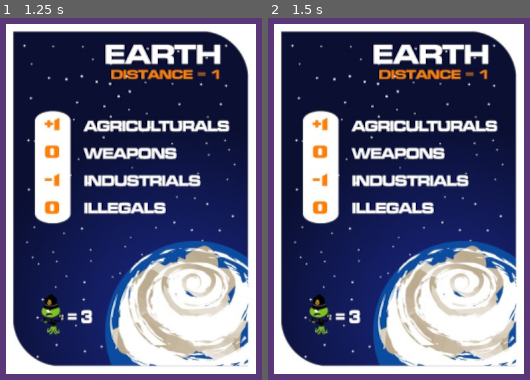
Above: before the commit, frames 1-2 (left to right).
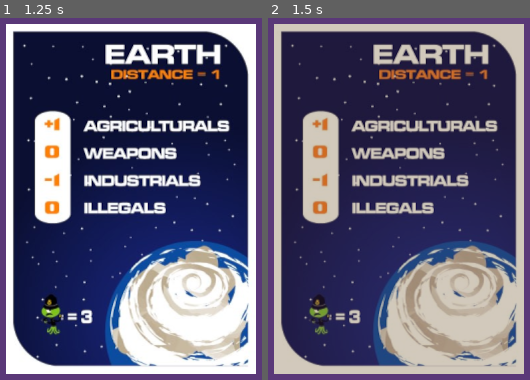
Above: after the commit, the same moments.

Repository: OdatNurd/devember-2024
Game: Godot game, scene res://scenes/main.tscn
Two runs of this game, one before a commit and one after it. Both use one fixed random seed, a clock stepped at 60 frames per second and the inputs below.
Inputs (mouse positions are in pixels of both pictures, inside the frame that each line leads up to):
- Up to frame 1 (1.25 s): tap Enter at 0.5 s; move the mouse to (outside the picture) at 0.52 s
- Up to frame 2 (1.5 s): tap Space at 1.25 s; move the mouse to (359, 224) at 1.27 s

Frame 1 is identical in both runs. In frame 2, 37% of the frame differs, in the area x 2-98%, y 1-99%.

Commit message:
Reintroduce the missing mouse connections
Not sure why these were not present in the commit (possibly because I
knew it was not working at the time), but now the only reason the mouse
stuff doesn't work is because they're not here to set the connection
up. Now fixed.

Diff:
--- a/scenes/game_token.tscn
+++ b/scenes/game_token.tscn
@@ -16,3 +16,6 @@
 [node name="Collider" type="CollisionShape2D" parent="."]
 visible = false
 shape = SubResource("RectangleShape2D_6v7r4")
+
+[connection signal="mouse_entered" from="." to="." method="_on_mouse_entered"]
+[connection signal="mouse_exited" from="." to="." method="_on_mouse_exited"]
